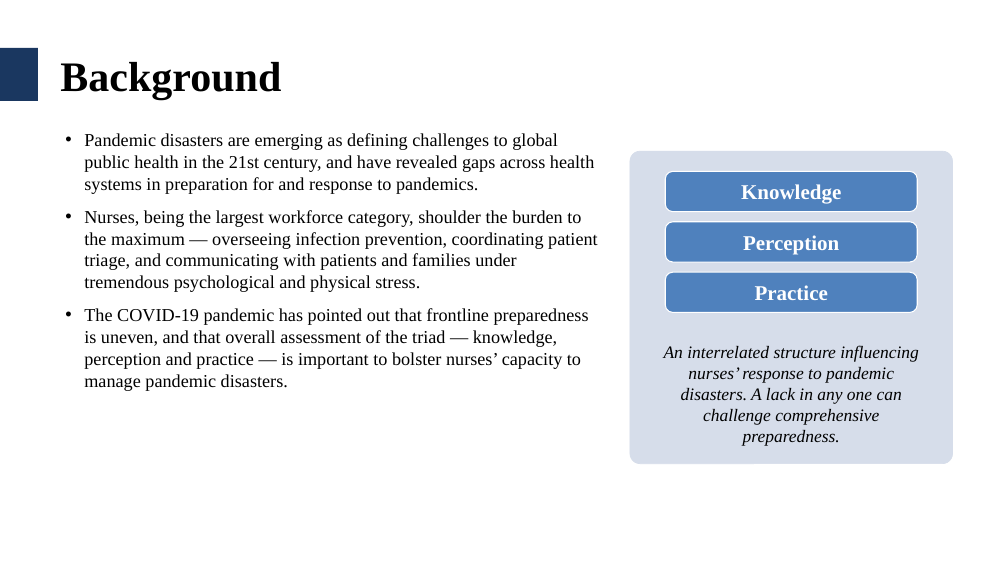
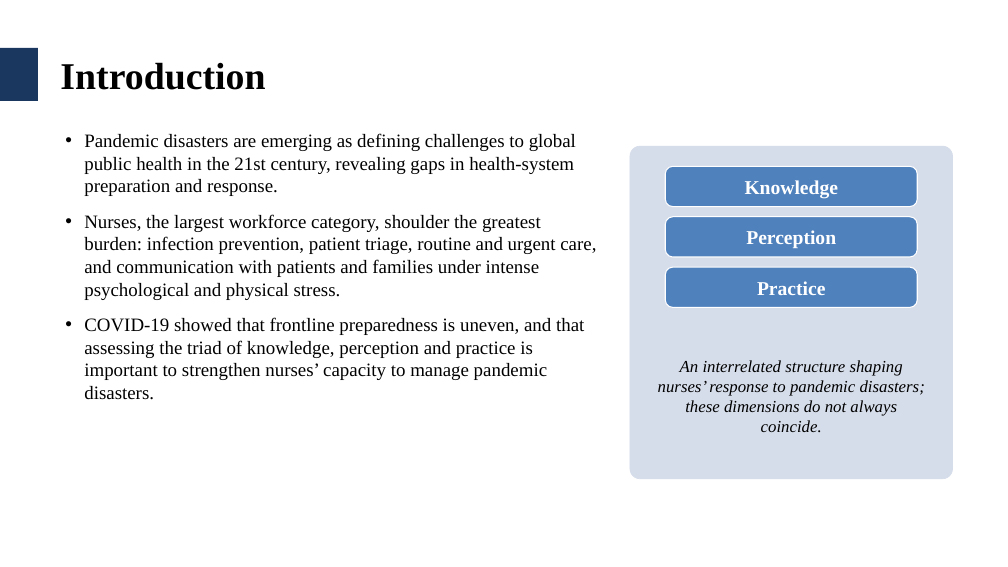
Before and after one commit to alinoshiliabunader-arch/CIPC, a slide deck: slide 2 of Samirah_Alkhaldi_Thesis_Defense.pptx. Drawn at 1008x567 pixels with LibreOffice and Linux fonts; fonts in the diff are those of the drawing; background and template pictures are left out. Boxes give left, top, right and bottom in pixels: in the first picture for what was removed or moved away, otherwise in the second. Text is boxed around its words. In the diff, an @@ line names an element or a change of style, - is before the commit and + after.

```diff
--- a/Samirah_Alkhaldi_Thesis_Defense.pptx
+++ b/Samirah_Alkhaldi_Thesis_Defense.pptx
@@ title at <box>60,62,265,90</box>: text changed; size 60 to 54 pt @@
-Background
+Introduction
@@ text at <box>84,133,596,400</box>: text changed; size 26 to 27 pt @@
-• Pandemic disasters are emerging as defining challenges to global public health in the 21st century, and have revealed gaps across health systems in preparation for and response to pandemics.
-• Nurses, being the largest workforce category, shoulder the burden to the maximum — overseeing infection prevention, coordinating patient triage, and communicating with patients and families under tremendous psychological and physical stress.
-• The COVID-19 pandemic has pointed out that frontline preparedness is uneven, and that overall assessment of the triad — knowledge, perception and practice — is important to bolster nurses’ capacity to manage pandemic disasters.
+• Pandemic disasters are emerging as defining challenges to global public health in the 21st century, revealing gaps in health-system preparation and response.
+• Nurses, the largest workforce category, shoulder the greatest burden: infection prevention, patient triage, routine and urgent care, and communication with patients and families under intense psychological and physical stress.
+• COVID-19 showed that frontline preparedness is uneven, and that assessing the triad of knowledge, perception and practice is important to strengthen nurses’ capacity to manage pandemic disasters.
@@ rounded rectangle: place and size @@
-rounded rectangle at <box>630,151,953,464</box>
+rounded rectangle at <box>630,146,953,479</box>
@@ rounded rectangle at <box>630,146,953,479</box>: proportions changed @@
@@ size 30 to 28 pt in 3 elements at <box>745,180,838,199</box>, <box>746,230,836,248</box>, <box>757,281,825,295</box> @@
@@ 3 rounded rectangles: place and size @@
-3 rounded rectangles at <box>665,171,917,312</box>
+3 rounded rectangles at <box>665,166,917,307</box>
@@ text at <box>658,360,925,432</box>: text changed; size 25 to 24 pt @@
-An interrelated structure influencing nurses’ response to pandemic disasters. A lack in any one can challenge comprehensive preparedness.
+An interrelated structure shaping nurses’ response to pandemic disasters; these dimensions do not always coincide.
```
Also in this commit, not shown: 3 other slides changed, 39 slides added, 15 slides removed.
